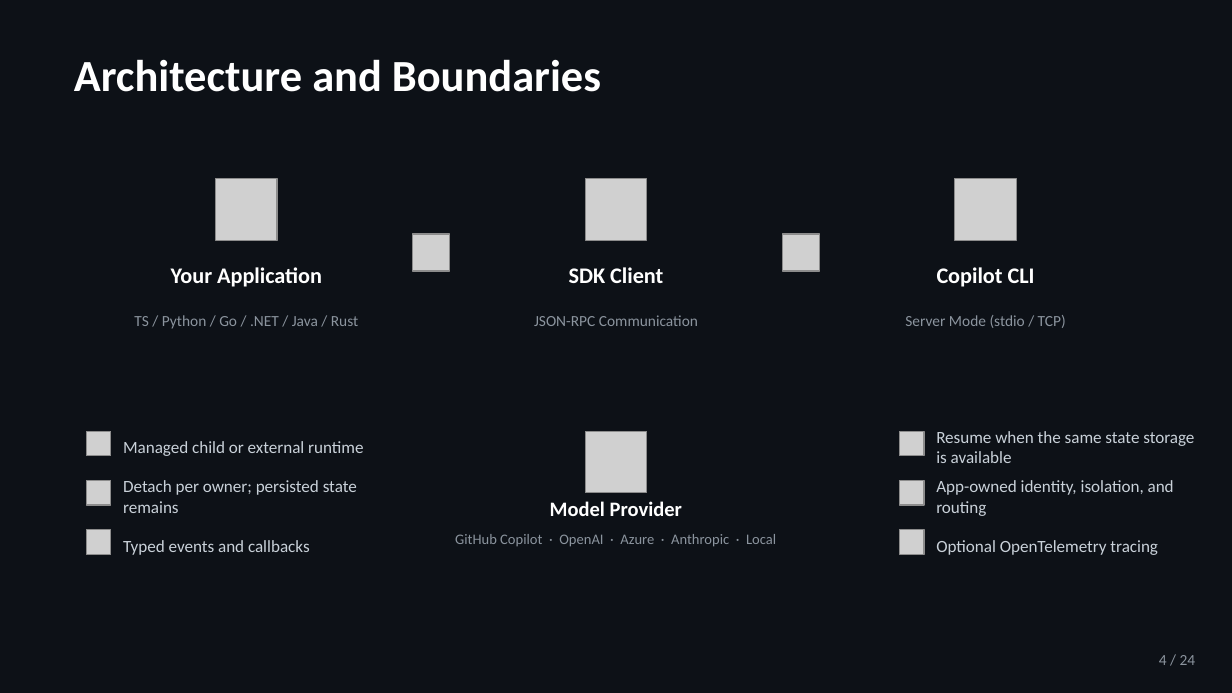
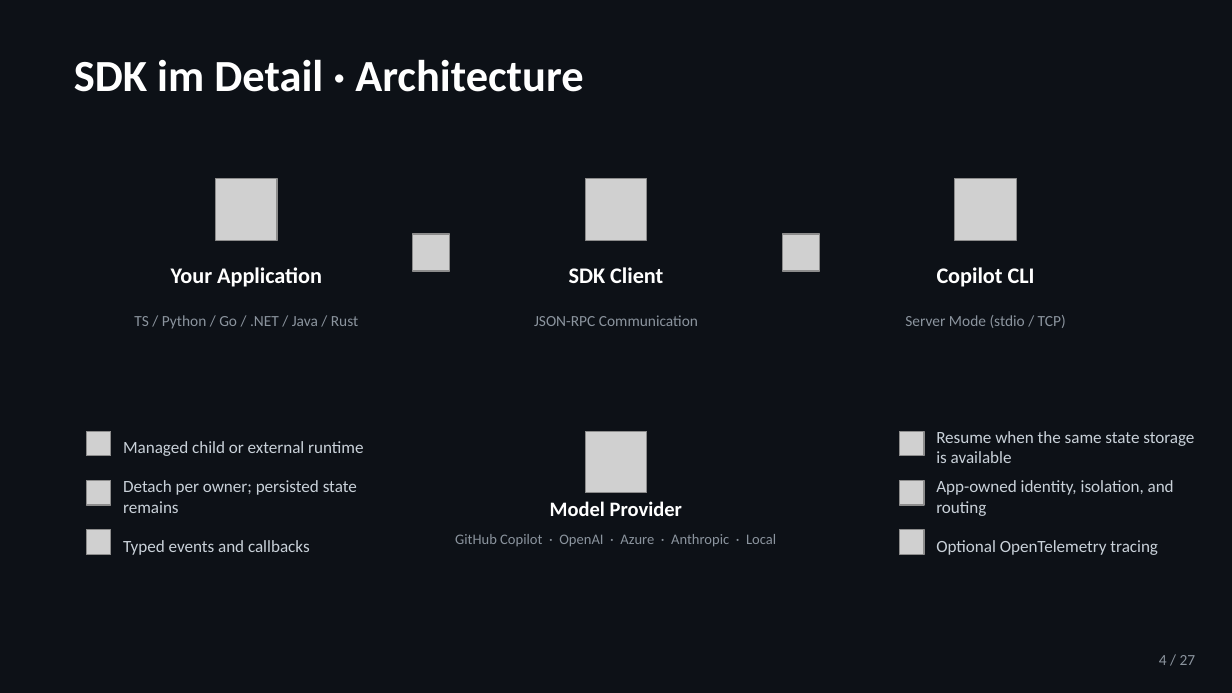
Before and after one commit to jeffrey-groneberg/ghcp_sdk, a slide deck: slide 4 of GitHub-Copilot-SDK.pptx. Drawn at 1232x693 pixels with LibreOffice and Linux fonts; fonts in the diff are those of the drawing; grey boxes stand for pictures. Boxes give left, top, right and bottom in pixels: in the first picture for what was removed or moved away, otherwise in the second. Text is boxed around its words. In the diff, an @@ line names an element or a change of style, - is before the commit and + after.

```diff
--- a/GitHub-Copilot-SDK.pptx
+++ b/GitHub-Copilot-SDK.pptx
@@ text at (74, 59, 583, 92): text changed @@
-Architecture and Boundaries
+SDK im Detail · Architecture
@@ text at (1159, 655, 1196, 665): text changed @@
-4 / 24
+4 / 27
```
Also in this commit, not shown: 23 other slides changed, 3 slides added, 2 other files.
